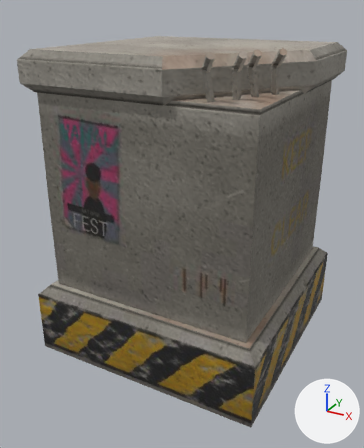
An edit to the glTF model src/assets/models/prop_pillar_b.glb, drawn before and after from the same camera.
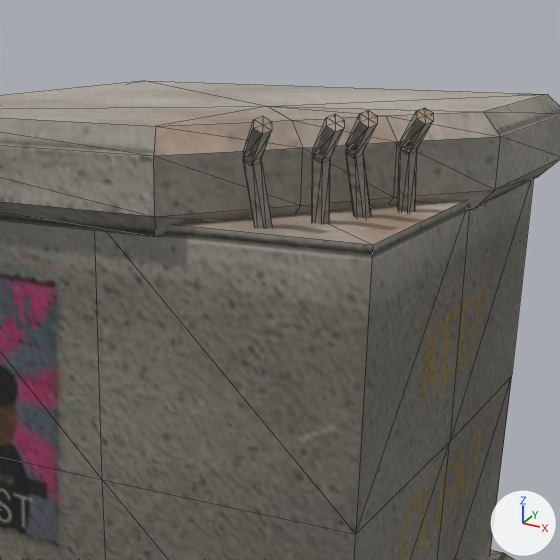
There are two pictures of each version: one whole from a 50 mm camera at (0.82, -1.591, 1.231) aimed at (-0.017, -0.07, 0.471), one close up on the part from 26% to 94% of the width and 0% to 56% of the height. Every picture has the same lights, and +X, +Y and +Z are marked at lower right. The older version's two pictures come first. The close-ups show mesh edges as thin lines. Where no turn or scale is listed for an object, it has been applied to the vertices. Vertices at exactly the same position are counted once.

The first close-up shows 'prop_pillar_b_body'.
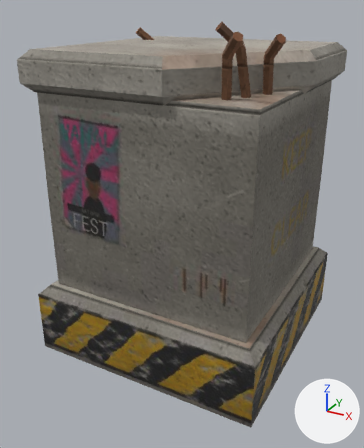
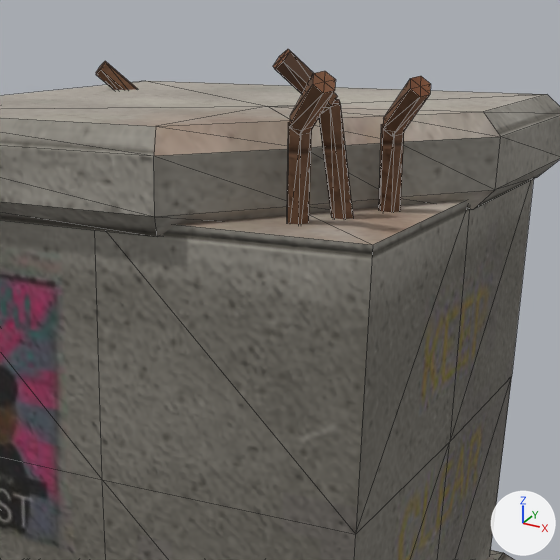
What changed in the scene script:
```text
Change me_prop_pillar_b_body:
    used by ob_prop_pillar_b_body; location = (0.0, 0.0, 0.0)
    remove me_prop_pillar_b_body.from_pydata(...)  # 178 vertices, 320 faces; spans x -0.43..0.43, y -0.43..0.43, z 0.0..1.119
    add me_prop_pillar_b_body.from_pydata(...)  # 178 vertices, 320 faces; spans x -0.43..0.43, y -0.43..0.43, z 0.0..1.186
    me_prop_pillar_b_body part 1: the loose piece of 27 vertices spanning x 0.318..0.379, y -0.213..-0.12, z 0.951..1.119 is rebuilt with 27 vertices and now spans x 0.295..0.38, y -0.241..-0.128, z 0.95..1.156
    me_prop_pillar_b_body part 2: the loose piece of 27 vertices spanning x 0.253..0.318, y -0.347..-0.255, z 0.951..1.119 is rebuilt with 27 vertices and now spans x 0.225..0.316, y -0.379..-0.267, z 0.95..1.166
    me_prop_pillar_b_body part 3: a new loose piece of 27 vertices spanning x -0.331..-0.245, y 0.12..0.232, z 0.95..1.146, in mat_main
    me_prop_pillar_b_body part 4: a new loose piece of 27 vertices spanning x 0.213..0.295, y -0.321..-0.207, z 0.951..1.186, in mat_main
    me_prop_pillar_b_body part 5: the loose piece of 27 vertices spanning x 0.281..0.333, y -0.284..-0.19, z 0.951..1.119 is deleted
    me_prop_pillar_b_body part 6: the loose piece of 27 vertices spanning x 0.204..0.256, y -0.409..-0.315, z 0.951..1.119 is deleted
```

Pixel boxes (x1, y1, x2, y2) of what changed, in the close-ups (560 x 560 px):
'prop_pillar_b_body', reshaped: before (0, 81, 560, 560); after (0, 49, 560, 560)
part 1 of me_prop_pillar_b_body, rebuilt (47% wider, 30% taller): before (398, 108, 433, 212); after (379, 76, 431, 212)
part 2 of me_prop_pillar_b_body, rebuilt (52% wider, 40% taller): before (312, 114, 344, 224); after (287, 71, 336, 225)
part 3 of me_prop_pillar_b_body, added (brown): after (96, 61, 138, 90)
part 4 of me_prop_pillar_b_body, added (brown): after (273, 49, 353, 219)
part 5 of me_prop_pillar_b_body, deleted: before (345, 110, 377, 218)
part 6 of me_prop_pillar_b_body, deleted: before (243, 116, 272, 228)
